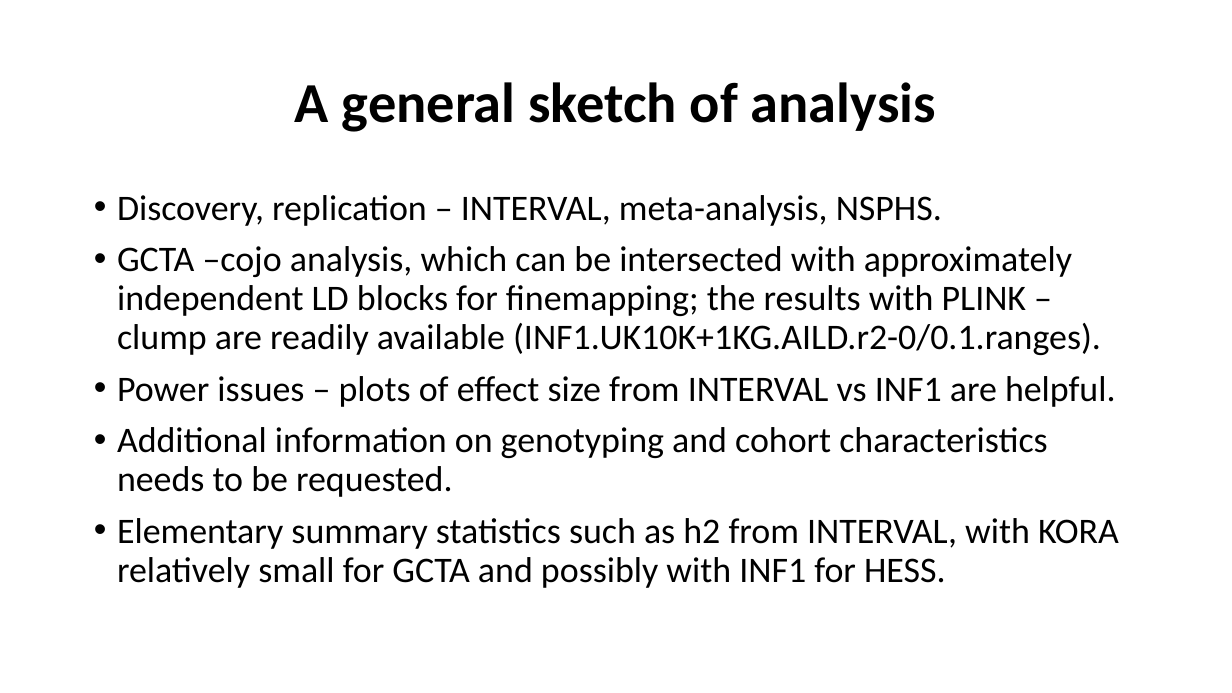
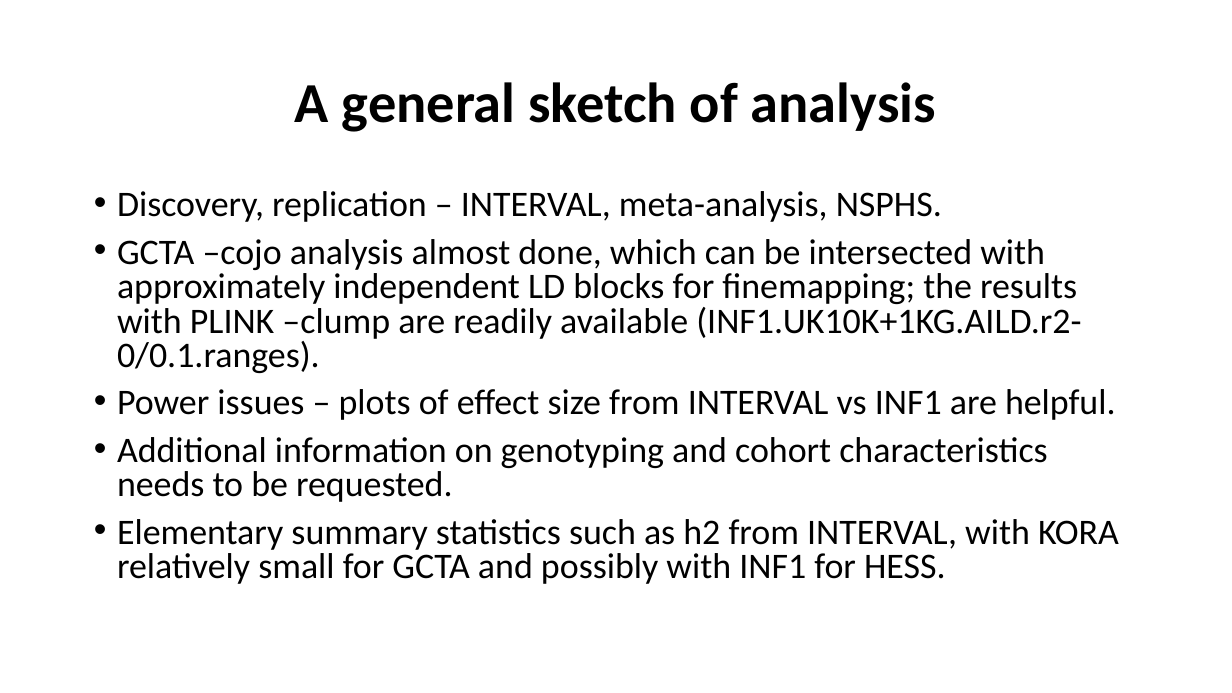
Before and after one commit to jinghuazhao/INF, a slide deck: slide 16 of doc/SCALLOP_INF1-120419.pptx (slide 15 before the commit). Drawn at 1232x693 pixels with LibreOffice and Linux fonts; fonts in the diff are those of the drawing. Boxes give left, top, right and bottom in pixels: in the first picture for what was removed or moved away, otherwise in the second. Text is boxed around its words. In the diff, an @@ line names an element or a change of style, - is before the commit and + after.

```diff
--- a/doc/SCALLOP_INF1-120419.pptx
+++ b/doc/SCALLOP_INF1-120419.pptx
@@ text at box(117, 191, 1119, 584): line spacing 0.9 to 0.8 @@
@@ text at box(117, 239, 1081, 373): text changed @@
-• GCTA –cojo analysis, which can be intersected with approximately independent LD blocks for finemapping; the results with PLINK –clump are readily available (INF1.UK10K+1KG.AILD.r2-0/0.1.ranges).
+• GCTA –cojo analysis almost done, which can be intersected with approximately independent LD blocks for finemapping; the results with PLINK –clump are readily available (INF1.UK10K+1KG.AILD.r2-0/0.1.ranges).
```
Also in this commit, not shown: 4 other slides changed, 1 slide added.
